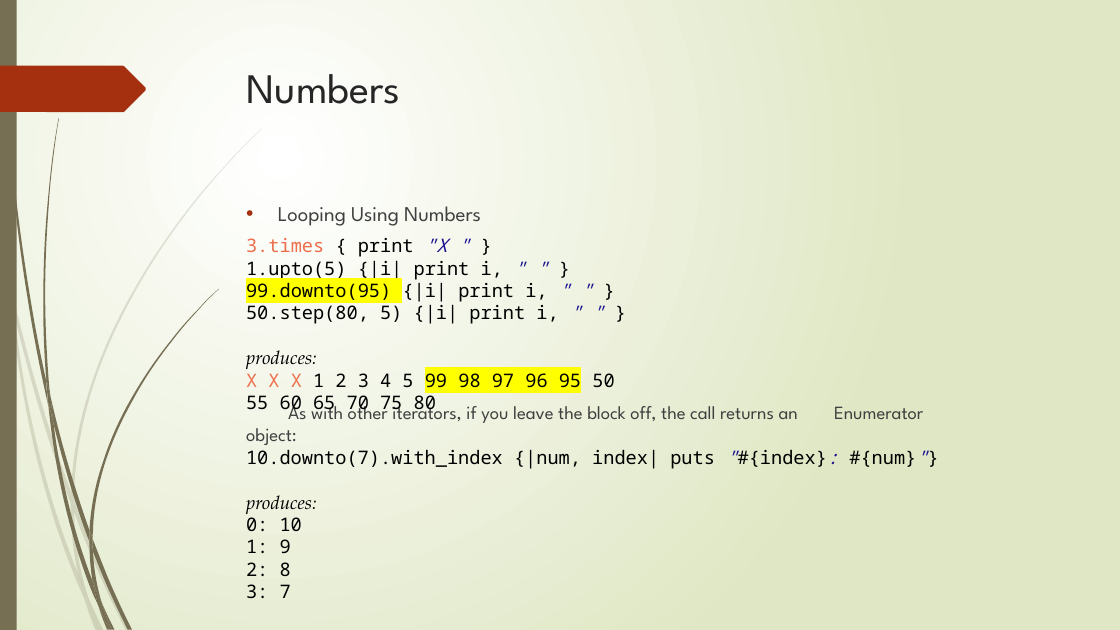
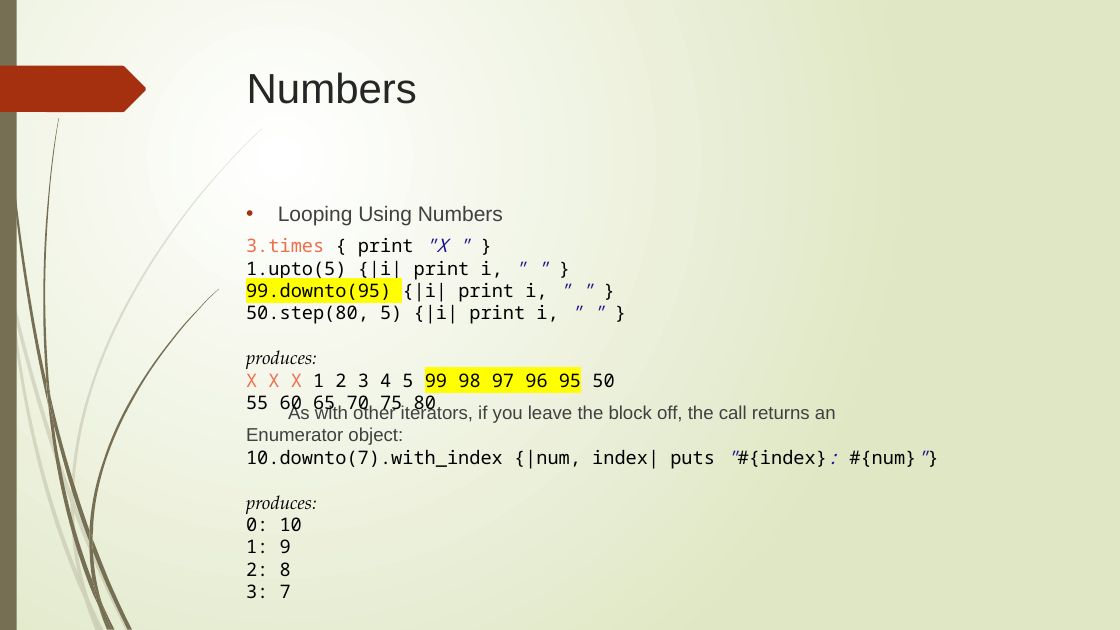
Before and after one commit to angelmoralesb/Fedesoft, a slide deck: slide 33 of ProyectoRuby/Libros/PresentacionRuby.pptx. Drawn at 1120x630 pixels with LibreOffice and Linux fonts; fonts in the diff are those of the drawing. Boxes give left, top, right and bottom in pixels: in the first picture for what was removed or moved away, otherwise in the second. Text is boxed around its words. In the diff, an @@ line names an element or a change of style, - is before the commit and + after.

```diff
--- a/ProyectoRuby/Libros/PresentacionRuby.pptx
+++ b/ProyectoRuby/Libros/PresentacionRuby.pptx
@@ title "Numbers" at box(247, 72, 417, 104): font League Spartan to Arial @@
@@ text "Looping Using Numbers" at box(278, 205, 503, 225): font League Spartan to Arial @@
@@ text at box(246, 405, 836, 445): font League Spartan to Arial in "As with other iterators, if you leave ..." @@
```
Also in this commit, not shown: 52 other slides changed, 4 other files.
